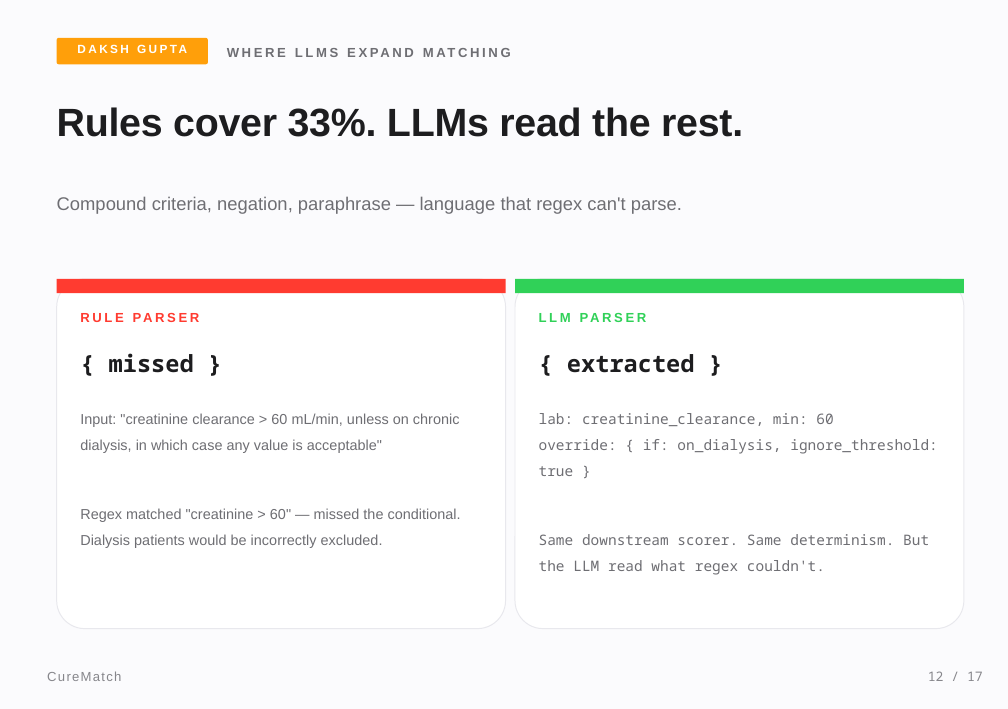
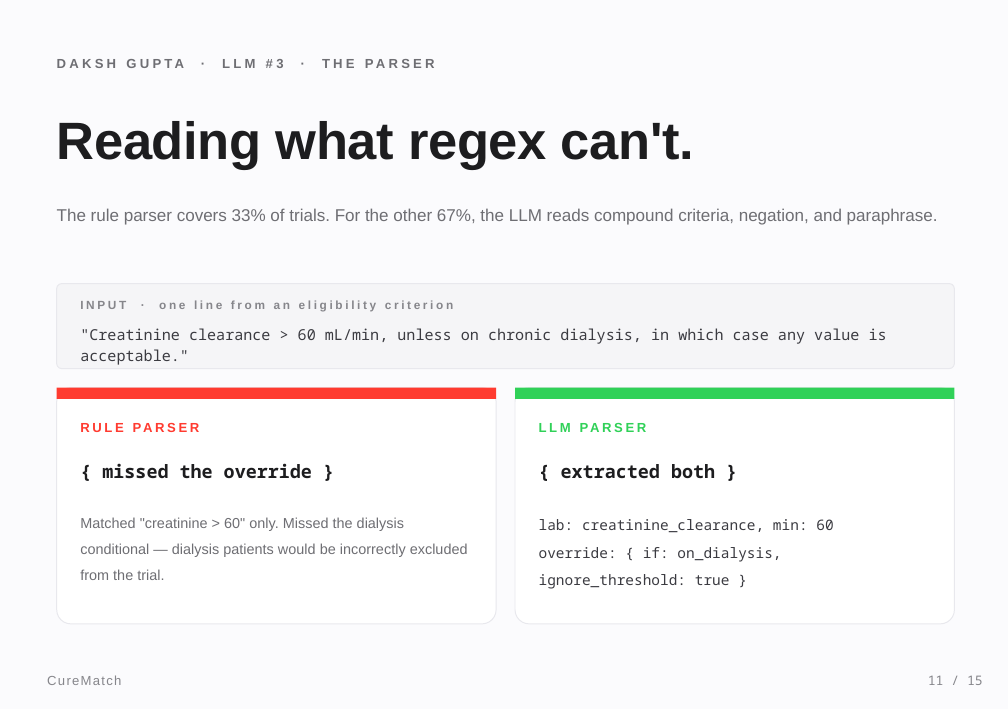
Before and after one commit to meetgajjarx07/curematch, a slide deck: slide 11 of CureMatch_Presentation.pptx (slide 12 before the commit). Drawn at 1008x709 pixels with LibreOffice and Linux fonts; fonts in the diff are those of the drawing. Boxes give left, top, right and bottom in pixels: in the first picture for what was removed or moved away, otherwise in the second. Text is boxed around its words. In the diff, an @@ line names an element or a change of style, - is before the commit and + after.

```diff
--- a/CureMatch_Presentation.pptx
+++ b/CureMatch_Presentation.pptx
@@ rounded rectangle removed at bbox=[57, 38, 208, 64] @@
@@ text removed at bbox=[57, 40, 208, 64] @@
-DAKSH GUPTA
@@ text added at bbox=[57, 59, 284, 225], 10 pt, text #6E6E73, bold @@
+DAKSH GUPTA · LLM #3 · THE PARSER
@@ text removed at bbox=[57, 107, 743, 137] @@
-Rules cover 33%. LLMs read the rest.
@@ text removed at bbox=[387, 109, 489, 137] @@
-WHERE LLMS EXPAND MATCHING
@@ text added at bbox=[57, 121, 694, 170], 40 pt, text #1D1D1F, bold @@
+Reading what regex can't.
@@ text at bbox=[91, 208, 938, 225]: text changed; size 14 to 13 pt @@
-Compound criteria, negation, paraphrase — language that regex can't parse.
+The rule parser covers 33% of trials. For the other 67%, the LLM reads compound criteria, negation, and paraphrase.
@@ rounded rectangle added at bbox=[57, 283, 954, 368], fill #F5F5F7, outline #E8E8ED 0.75 pt @@
@@ text added at bbox=[80, 300, 453, 312], 9 pt, text #86868B, bold @@
+INPUT · one line from an eligibility criterion
@@ text added at bbox=[80, 328, 887, 365], 11.5 pt, text #3B3B41 @@
+"Creatinine clearance > 60 mL/min, unless on chronic dialysis, in which case any value is acceptable."
@@ rounded rectangle at bbox=[57, 387, 496, 624]: proportions changed @@
@@ rounded rectangle: place and size @@
-rounded rectangle at bbox=[57, 279, 505, 628]
+rounded rectangle at bbox=[57, 387, 496, 624]
@@ rectangle: place and size @@
-rectangle at bbox=[57, 279, 505, 293]
+rectangle at bbox=[57, 387, 496, 399]
@@ rounded rectangle: place and size @@
-rounded rectangle at bbox=[515, 279, 964, 628]
+rounded rectangle at bbox=[515, 387, 954, 624]
@@ rounded rectangle at bbox=[515, 387, 954, 624]: proportions changed @@
@@ rectangle: place and size @@
-rectangle at bbox=[515, 279, 964, 293]
+rectangle at bbox=[515, 387, 954, 399]
@@ line spacing 1.15 to 1.2 in 3 elements at bbox=[47, 675, 121, 685], bbox=[538, 416, 931, 444], bbox=[80, 416, 472, 444] @@
@@ text "RULE PARSER": place and size @@
-text "RULE PARSER" at bbox=[80, 307, 482, 345]
+text "RULE PARSER" at bbox=[80, 416, 472, 444]
@@ text "LLM PARSER": place and size @@
-text "LLM PARSER" at bbox=[573, 560, 599, 571]
+text "LLM PARSER" at bbox=[538, 416, 931, 444]
@@ text at bbox=[102, 463, 312, 478]: text changed; size 18 to 14 pt @@
-{ missed }
+{ missed the override }
@@ text at bbox=[561, 464, 715, 478]: text changed; size 18 to 14 pt @@
-{ extracted }
+{ extracted both }
@@ text "lab: creatinine_clearance, min: 60": place and size @@
-text "lab: creatinine_clearance, min: 60" at bbox=[539, 413, 938, 575]
+text "lab: creatinine_clearance, min: 60" at bbox=[539, 519, 833, 589]
@@ text "lab: creatinine_clearance, min: 60" at bbox=[539, 519, 833, 589]: text colour #6E6E73 to #3B3B41; line spacing 1.5 to 1.6 @@
@@ text at bbox=[80, 517, 468, 580]: text changed @@
-Input: "creatinine clearance > 60 mL/min, unless on chronic dialysis, in which case any value is acceptable"
-Regex matched "creatinine > 60" — missed the conditional. Dialysis patients would be incorrectly excluded.
+Matched "creatinine > 60" only. Missed the dialysis conditional — dialysis patients would be incorrectly excluded from the trial.
@@ text at bbox=[539, 534, 929, 575]: paragraph removed @@
-Same downstream scorer. Same determinism. But the LLM read what regex couldn't.
@@ text removed at bbox=[928, 671, 983, 681] @@
-12 / 17
@@ text added at bbox=[928, 675, 983, 685], 10 pt, text #86868B @@
+11 / 15
```
Also in this commit, not shown: 8 other slides changed, 6 slides added, 8 slides removed, 2 other files.
